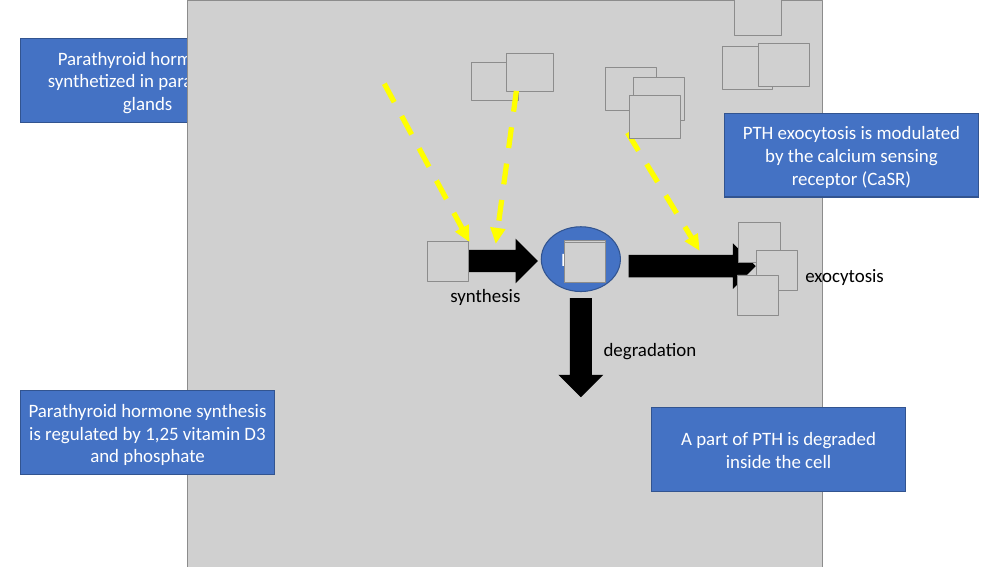
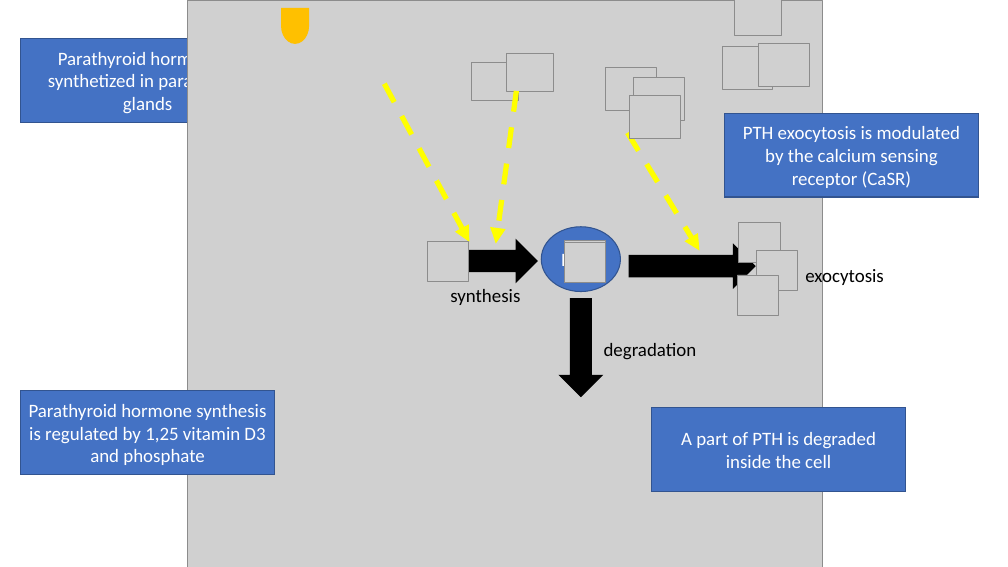
Before and after one commit to DivadNojnarg/CaPO4Sim, a slide deck: slide 2 of case_studies_app_V3/www/PTHg_intro.pptx (slide 1 before the commit). Drawn at 1008x567 pixels with LibreOffice and Linux fonts; fonts in the diff are those of the drawing; grey boxes stand for pictures. Boxes give left, top, right and bottom in pixels: in the first picture for what was removed or moved away, otherwise in the second. Text is boxed around its words. In the diff, an @@ line names an element or a change of style, - is before the commit and + after.

```diff
--- a/case_studies_app_V3/www/PTHg_intro.pptx
+++ b/case_studies_app_V3/www/PTHg_intro.pptx
@@ flow chart delay added at <box>281,8,309,43</box>, fill #FFC000, outline #FFC000 1 pt @@
```
Also in this commit, not shown: 5 slides added, 19 other files.
